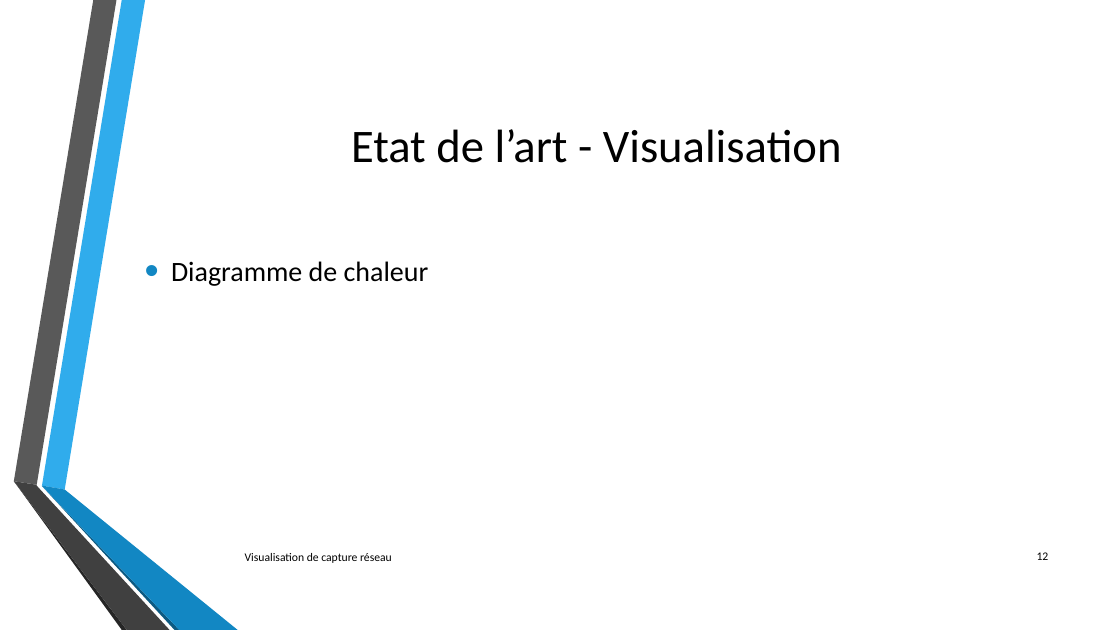
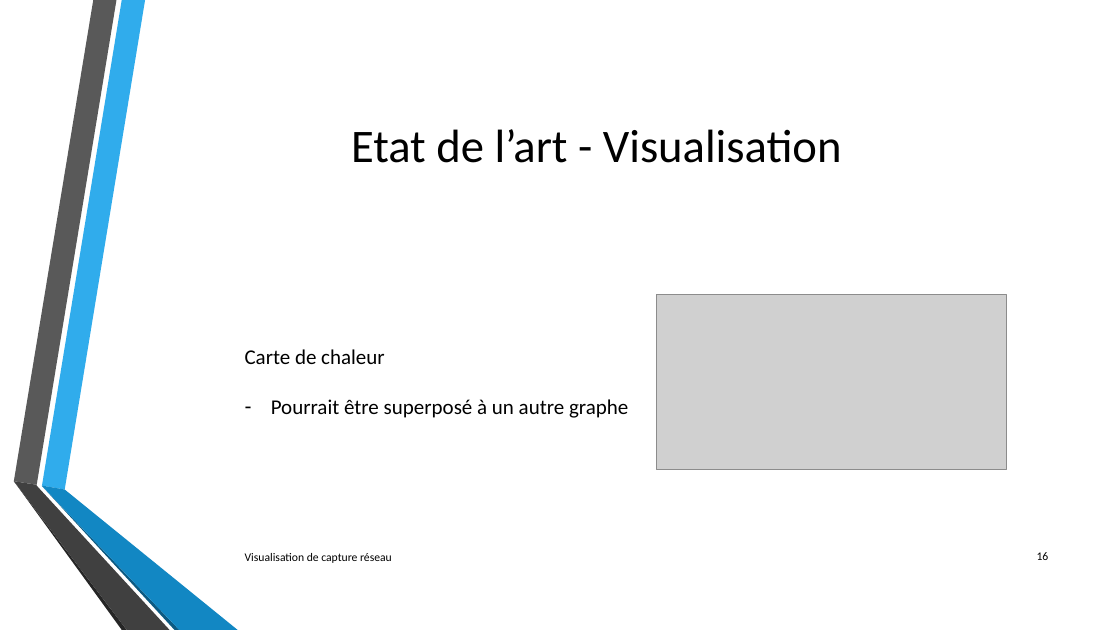
Before and after one commit to lechinoix/Pcap-visualization-project, a slide deck: slide 16 of Outils de visualisation de capture réseau.pptx (slide 12 before the commit). Drawn at 1120x630 pixels with LibreOffice and Linux fonts; fonts in the diff are those of the drawing; grey boxes stand for pictures; background and template pictures are left out. Boxes give left, top, right and bottom in pixels: in the first picture for what was removed or moved away, otherwise in the second. Text is boxed around its words. In the diff, an @@ line names an element or a change of style, - is before the commit and + after.

```diff
--- a/Outils de visualisation de capture réseau.pptx
+++ b/Outils de visualisation de capture réseau.pptx
@@ text removed at <box>171,261,429,286</box> @@
-• Diagramme de chaleur
@@ picture added at <box>656,295,1007,470</box> @@
@@ text added at <box>245,349,628,418</box>, 18 pt, text #000000 @@
+Carte de chaleur
+– Pourrait être superposé à un autre graphe
@@ page number at <box>1037,552,1049,560</box>: text changed @@
-12
+16
```
Also in this commit, not shown: 3 other slides changed, 2 slides added, 1 other file.
